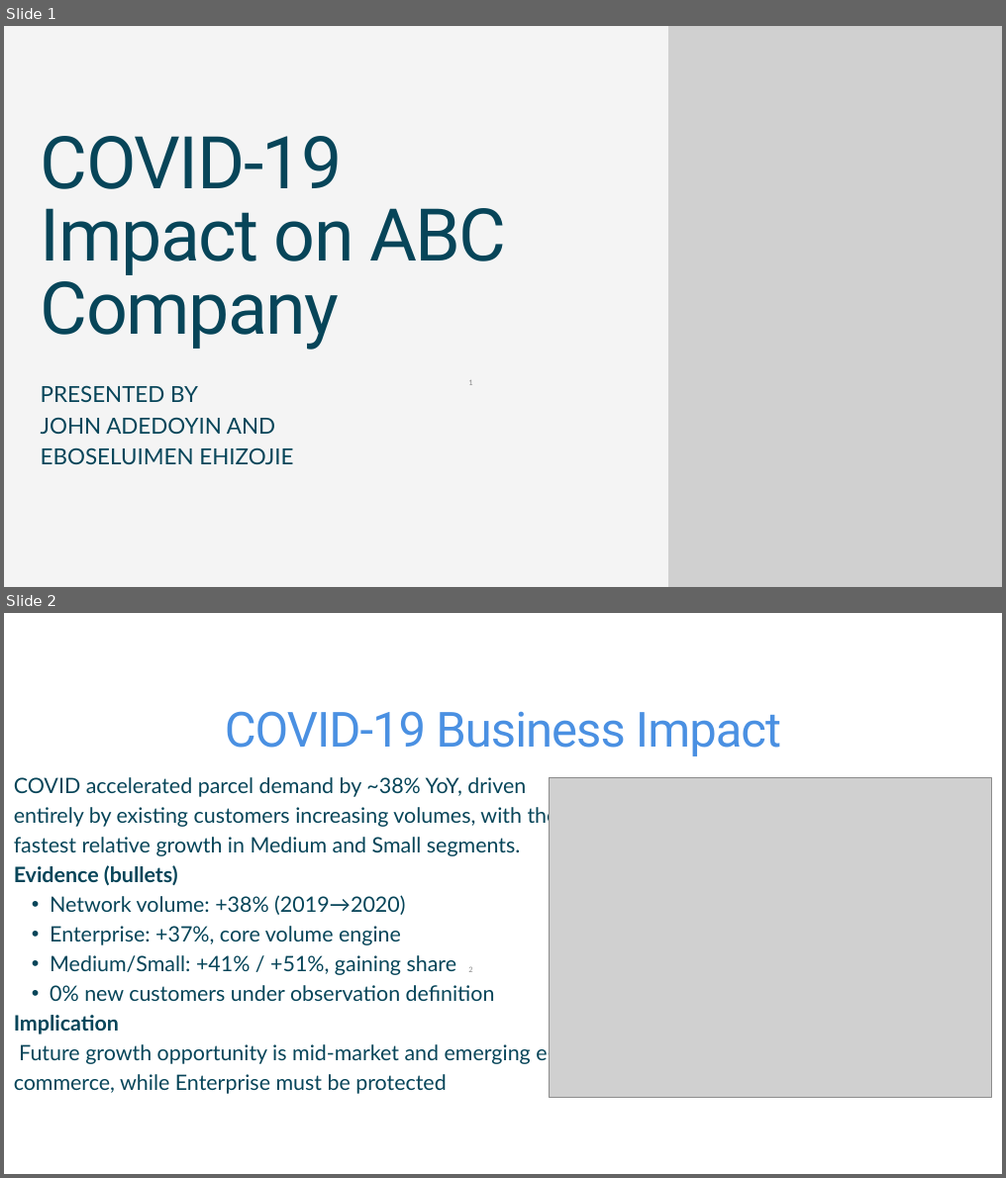
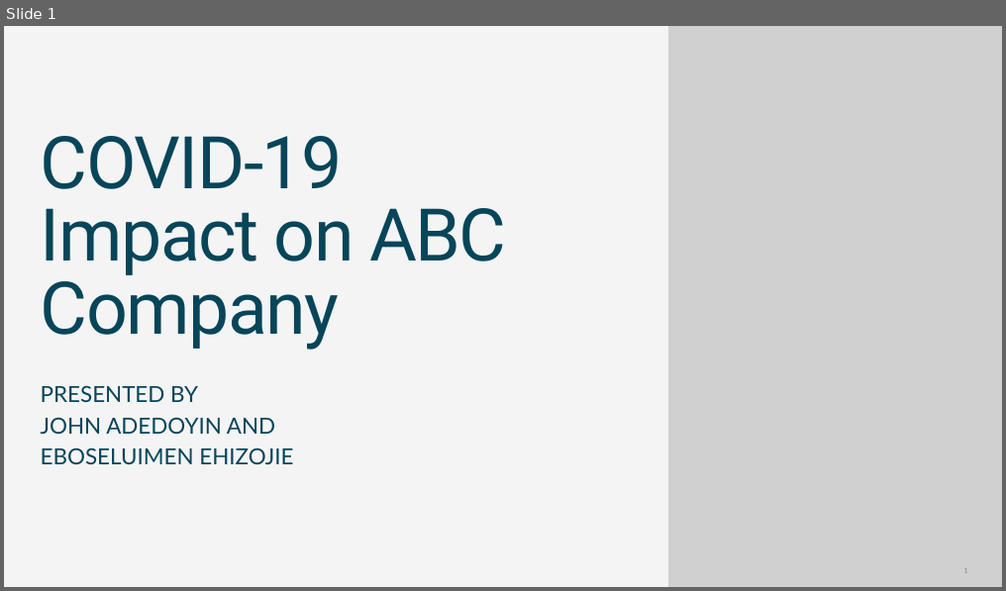
Before and after one commit to John-Adedoyin-001/Data-program-COMP-603_PROJECT-EBOSELE-AND-JOHN, a slide deck: John-Ebose-Project-Presentation--COVID-19-Impact-on-ABC-Company.pptx. Shown one above the other, each under a label of ours: slides 1 and 2 before the commit, slide 1 after it. The pictures are 1006x1178 and 1006x591 pixels, drawn with LibreOffice and Linux fonts; fonts in the diff are those of the drawing; grey boxes stand for pictures. Boxes give left, top, right and bottom in pixels: in the first picture for what was removed or moved away, otherwise in the second. Text is boxed around its words. In the diff, an @@ line names an element or a change of style, - is before the commit and + after.

```diff
--- a/John-Ebose-Project-Presentation--COVID-19-Impact-on-ABC-Company.pptx
+++ b/John-Ebose-Project-Presentation--COVID-19-Impact-on-ABC-Company.pptx
@@ slide 2 removed at [4,613,1002,1174], background #FFFFFF @@
@@ text removed at [225,711,781,757] @@
-COVID-19 Business Impact
@@ text removed at [14,777,558,1094] @@
-COVID accelerated parcel demand by ~38% YoY, driven entirely by existing customers increasing volumes, with the fastest relative growth in Medium and Small segments.
-Evidence (bullets)
-  • Network volume: +38% (2019→2020)
-  • Enterprise: +37%, core volume engine
-  • Medium/Small: +41% / +51%, gaining share
-  • 0% new customers under observation definition
-Implication
-Future growth opportunity is mid-market and emerging e-commerce, while Enterprise must be protected
@@ picture removed at [548,777,991,1097] @@
@@ page number removed at [468,966,472,972] @@
-2
@@ slide 1 changed as well @@
@@ page number: place and size @@
-page number at [468,380,472,385]
+page number at [963,569,967,573]
```
Also in this commit, not shown: 7 other slides changed, 5 slides added, 3 other slides removed, 3 other files.
